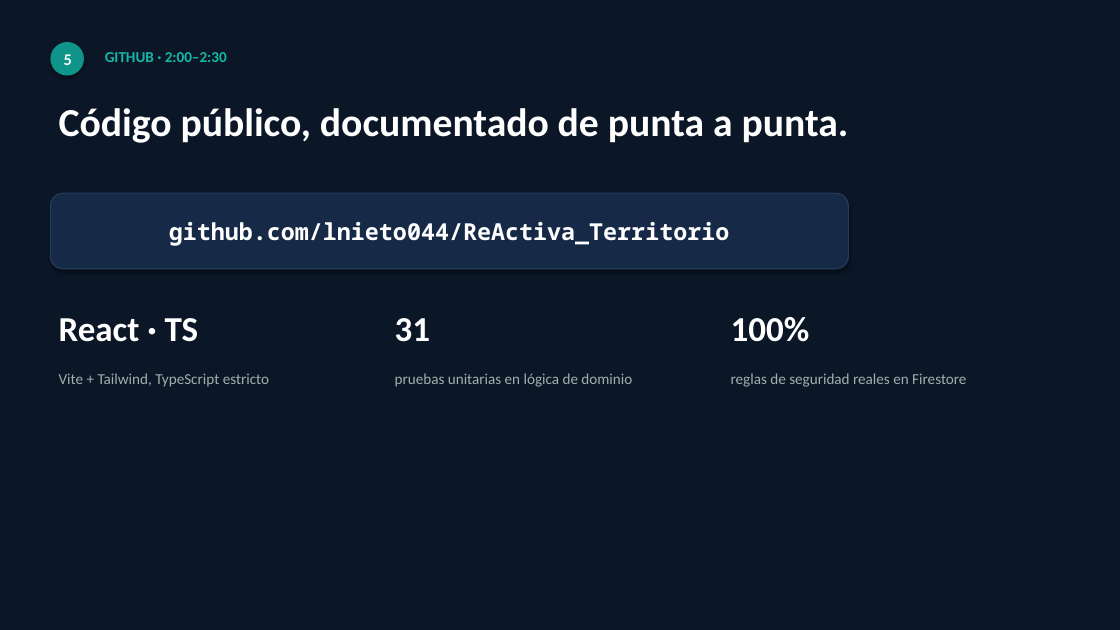
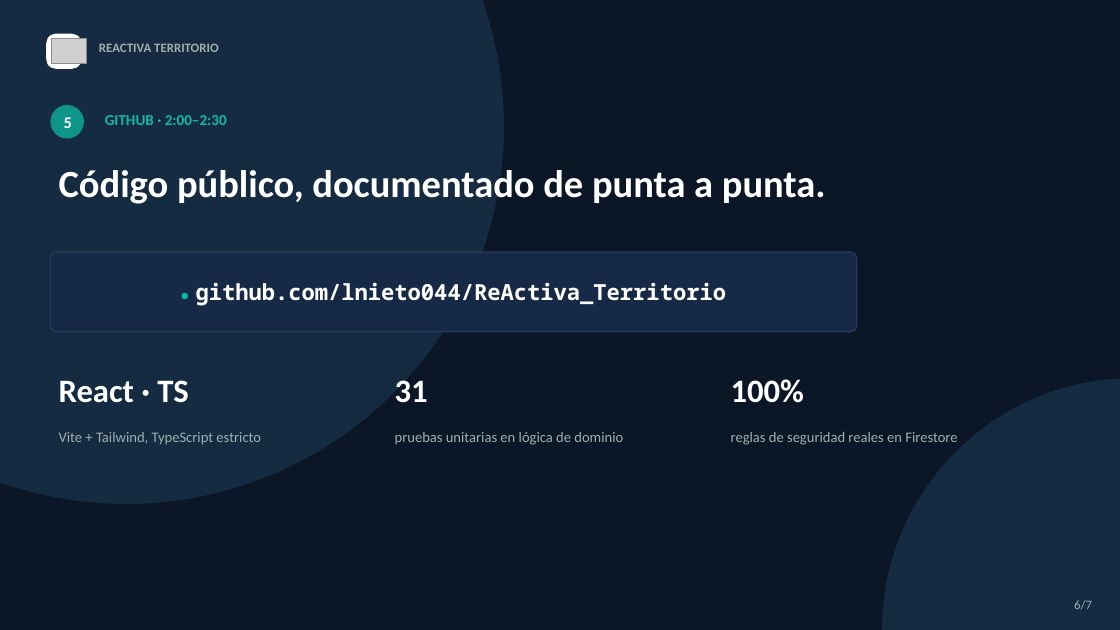
Before and after one commit to lnieto044/ReActiva_Territorio, a slide deck: slide 6 of docs/slides.pptx. Drawn at 1120x630 pixels with LibreOffice and Linux fonts; fonts in the diff are those of the drawing; grey boxes stand for pictures. Boxes give left, top, right and bottom in pixels: in the first picture for what was removed or moved away, otherwise in the second. Text is boxed around its words. In the diff, an @@ line names an element or a change of style, - is before the commit and + after.

```diff
--- a/docs/slides.pptx
+++ b/docs/slides.pptx
@@ ellipse added at [0, 0, 504, 504], fill #142B42 @@
@@ rounded rectangle added at [46, 34, 82, 69], fill #FFFFFF @@
@@ picture added at [51, 39, 87, 64] @@
@@ text added at [99, 43, 219, 52], 11 pt, text #9FB0AE, bold @@
+REACTIVA TERRITORIO
@@ ellipse "5" at [50, 105, 84, 139]: shadow off @@
@@ text "Código público, documentado de punta ..." at [59, 170, 826, 204]: size 34 to 33 pt @@
@@ rounded rectangle "● github.com/lnieto044/ReActiva_Territorio": place and size @@
-rounded rectangle "● github.com/lnieto044/ReActiva_Territorio" at [50, 193, 849, 269]
+rounded rectangle "● github.com/lnieto044/ReActiva_Territorio" at [50, 252, 857, 332]
@@ rounded rectangle "● github.com/lnieto044/ReActiva_Territorio" at [50, 252, 857, 332]: shadow off; proportions changed @@
@@ text in rounded rectangle at [196, 283, 727, 306]: text changed; size 20 to 19 pt @@
-github.com/lnieto044/ReActiva_Territorio
+● github.com/lnieto044/ReActiva_Territorio
@@ 5 texts, 1 ellipse: place and size @@
-5 texts, 1 ellipse at [50, 42, 849, 342]
+5 texts, 1 ellipse at [50, 105, 826, 403]
@@ size 30 to 28 pt in 3 elements at [59, 380, 188, 403], [395, 380, 428, 403], [731, 379, 804, 403] @@
@@ ellipse added at [882, 378, 1120, 630], fill #142B42 @@
@@ 3 texts: place and size @@
-3 texts at [59, 373, 966, 387]
+3 texts at [59, 432, 957, 445]
@@ size 13 to 12.5 pt in 3 elements at [59, 432, 261, 445], [395, 432, 623, 445], [731, 432, 957, 445] @@
@@ text added at [1074, 600, 1092, 609], 11 pt, text #9FB0AE @@
+6/7
```
Also in this commit, not shown: 6 other slides changed.
